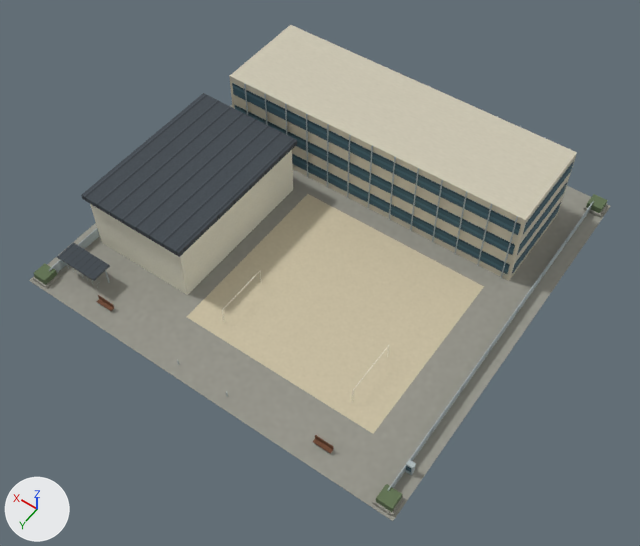
The OBJ model App/assets/buildings/commercial/school_001.obj: old version first, new version second.
Before and after are seen from a 50 mm lens placed at (-40.3, 58.5, 84.6), pointed at (-2.3, 5.3, 1.1). Lighting does not change. The marker at lower left points along +X, +Y and +Z. The older version comes first. Where no turn or scale is listed for an object, it has been applied to the vertices. Vertices at exactly the same position are counted once.

Objects in the first picture: 'school_001'.
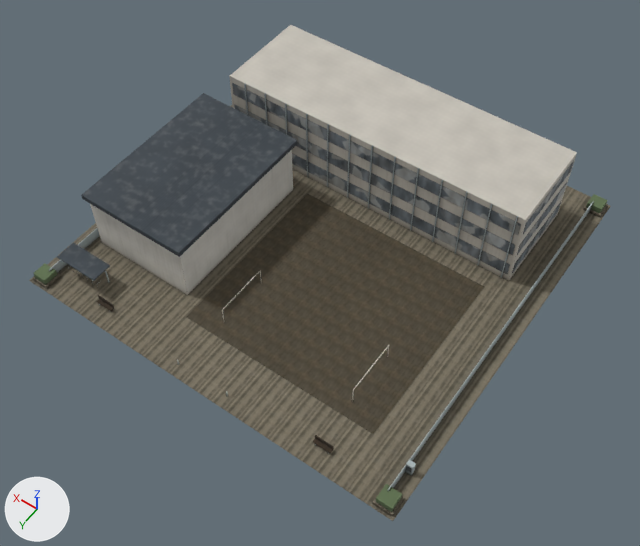
Boxes [x1, y1, x2, y2] around the edits, measured in the pictures (640 x 546 px):
part 1 of me_school_001, reshaped
    before: [49, 205, 592, 491]
    after: [29, 31, 611, 521]
part 2 of me_school_001, recoloured
    before: [46, 84, 607, 508]
    after: [46, 84, 600, 508]

The edits, one by one:
Picture 'school_001_diffuse.png' (img_school_001_diffuse_png) is new.
Material 'school_001_baked' (mat_school_001_baked) is new.
Its texture is img_school_001_diffuse_png.
Its roughness is 0.89.
me_school_001 is used by ob_school_001; location (0.0, 0.0, 0.0).
me_school_001 had 858 vertices, 1408 faces and spanned x -25.9..25.9, y -25.9..25.9, z 0.0..11.0.
me_school_001 now has 2640 vertices, 5034 faces and spans x -25.9..25.9, y -25.9..25.9, z 0.0..11.0.
me_school_001 part 1: 48 vertices moved within x -24.0..24.0, y -24.0..24.4, z 0.0..2.4; 1782 vertices added at x -25.9..25.9, y -25.9..25.9, z 0.0..11.0.
me_school_001 part 2: 107 faces spanning x -25.9..23.4, y -25.9..25.9, z 0.0..11.0 switch from mat_townatlas (picture img_town_atlas_png) to mat_school_001_baked (picture img_school_001_diffuse_png).
